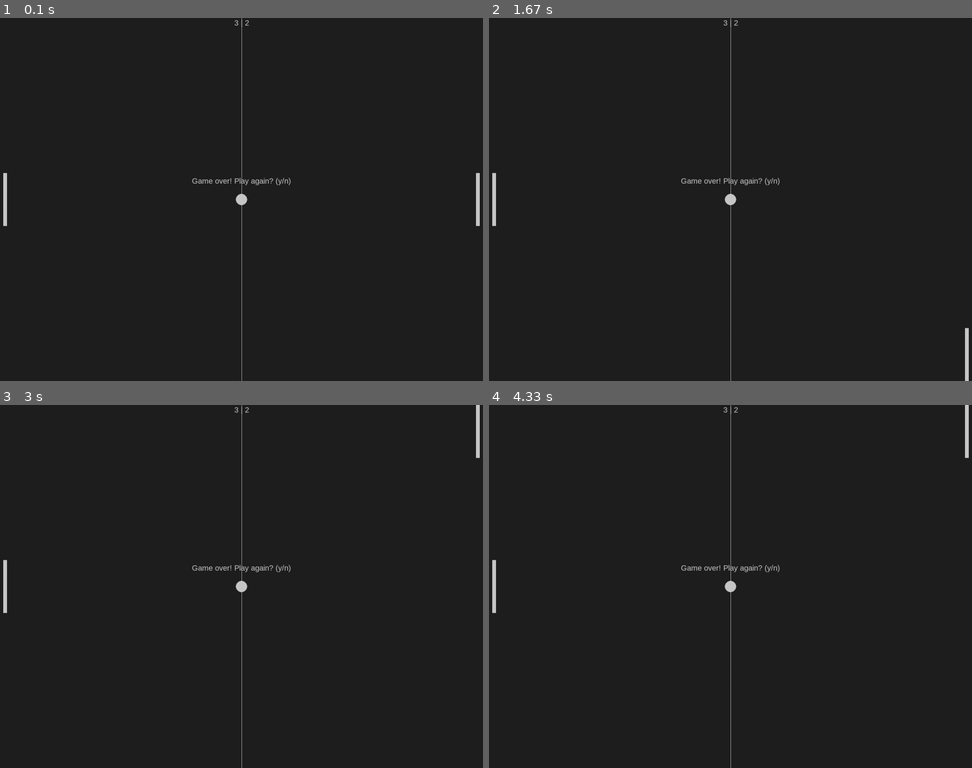
Above: before the commit, frames 1-4 (two rows, left to right).
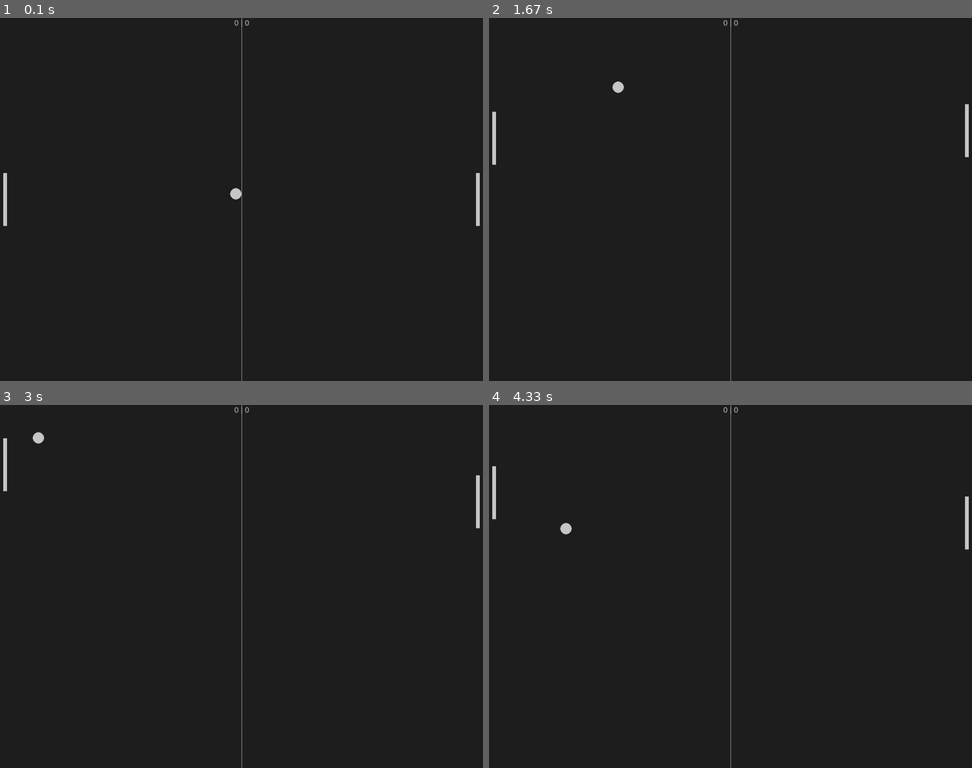
Above: after the commit, the same moments.

Repository: mcastre1/pygame
Game: pygame game, started from pong/main.py
Same seed, same stepped clock (60 frames per second), same inputs: the game is played once before the commit and once after it.
Inputs:
- Up to frame 1 (0.1 s): no input
- Up to frame 2 (1.67 s): hold Up 0.33-0.8 s; hold Down 0.83-1.13 s; hold Up 1.17-1.53 s; hold Down from 1.57 s (still down)
- Up to frame 3 (3 s): release Down at 1.93 s; hold Up 1.97-2.27 s; hold Down 2.3-2.6 s; hold Up from 2.63 s (still down)
- Up to frame 4 (4.33 s): release Up at 3 s; hold Down 3.03-3.4 s; hold Up 3.43-3.73 s; hold Down 3.77-4.07 s; hold Up from 4.1 s (still down)

The runs differ from the first frame. In frame 1, 0.3% of the frame differs, in the area x 39-61%, y 0-52%; in frame 2, 0.7%; in frame 3, 0.7%, in the area x 0-100%, y 0-58%; in frame 4, 0.7%.

Commit message:
Introduced delta time to movement

Diff:
--- a/pong/main.py
+++ b/pong/main.py
@@ -1,6 +1,7 @@
 import pygame, sys
 from pygame import time
 import random
+import time
 
 def ball_animation():
     global TARGET_FPS
@@ -98,7 +99,7 @@
 
 game_over = False
 
-prev_time = time.get_ticks()
+prev_time = time.time()
 TARGET_FPS = 60
 
 
@@ -106,7 +107,7 @@
 while True:
 
     # calculating delta time
-    now = time.get_ticks()
+    now = time.time()
     #print(now)
     dt = now - prev_time
     print(dt)
